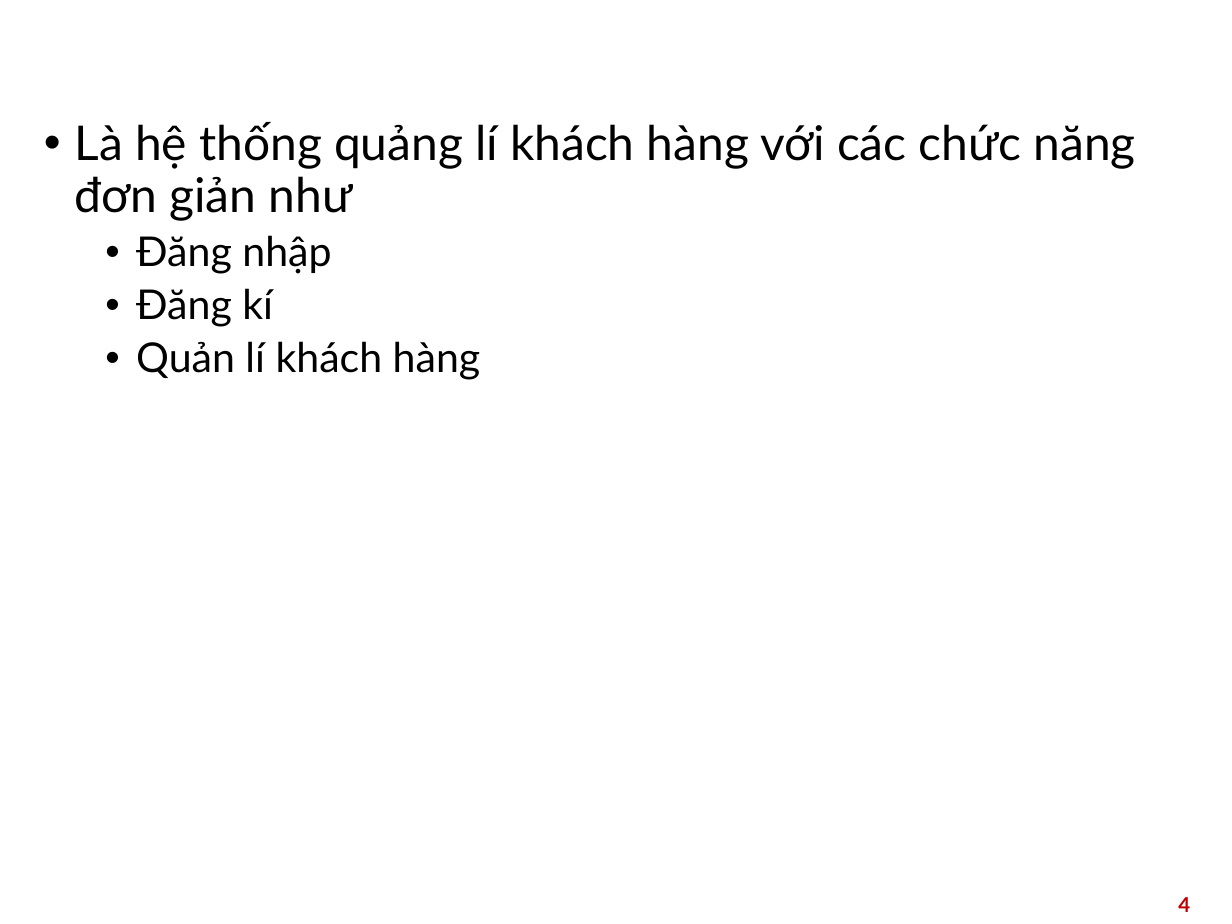
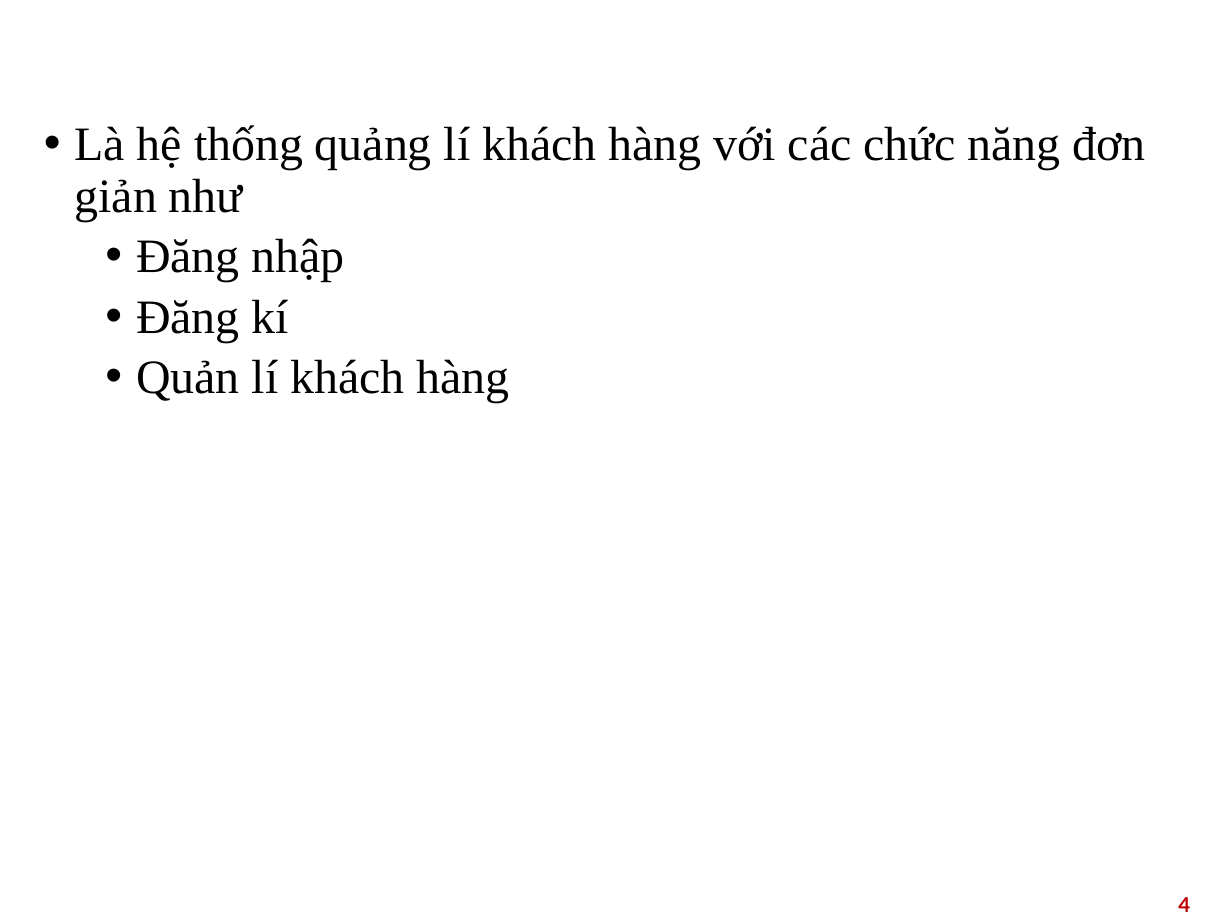
Before and after one commit to tienlhp1/agile_group_2, a slide deck: slide 4 of Agile.pptx. Drawn at 1232x924 pixels with LibreOffice and Linux fonts; fonts in the diff are those of the drawing; background and template pictures are left out. Boxes give left, top, right and bottom in pixels: in the first picture for what was removed or moved away, otherwise in the second. Text is boxed around its words. In the diff, an @@ line names an element or a change of style, - is before the commit and + after.

```diff
--- a/Agile.pptx
+++ b/Agile.pptx
@@ text "Là hệ thống quảng lí ..." at <box>75,125,1146,403</box>: font Lato to Times New Roman; size 24 to 28 pt in "Đăng nhập", "Đăng kí", "Quản lí khách hàng" @@
```
Also in this commit, not shown: 21 other slides changed, 1 slide added.
